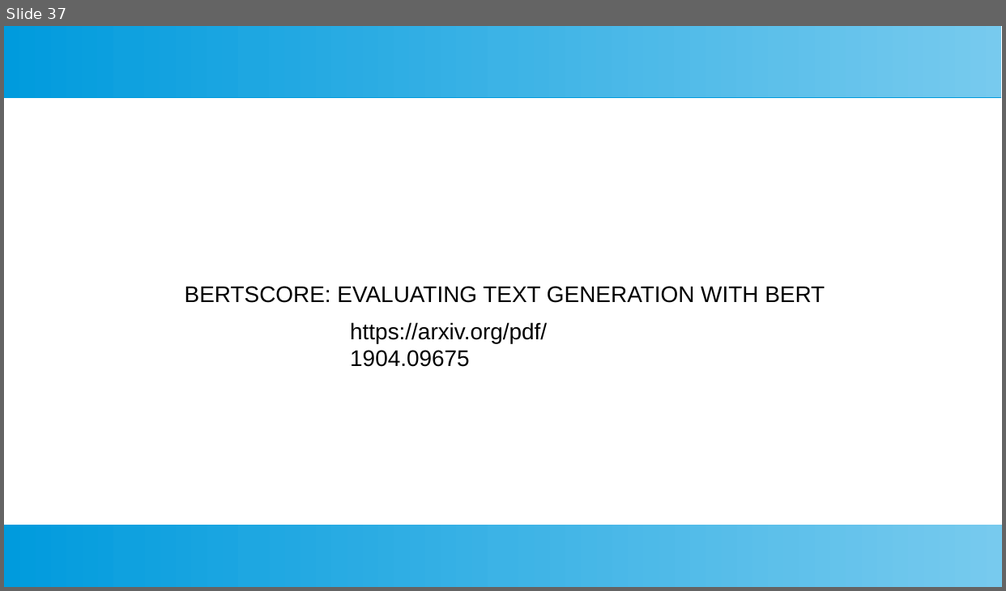
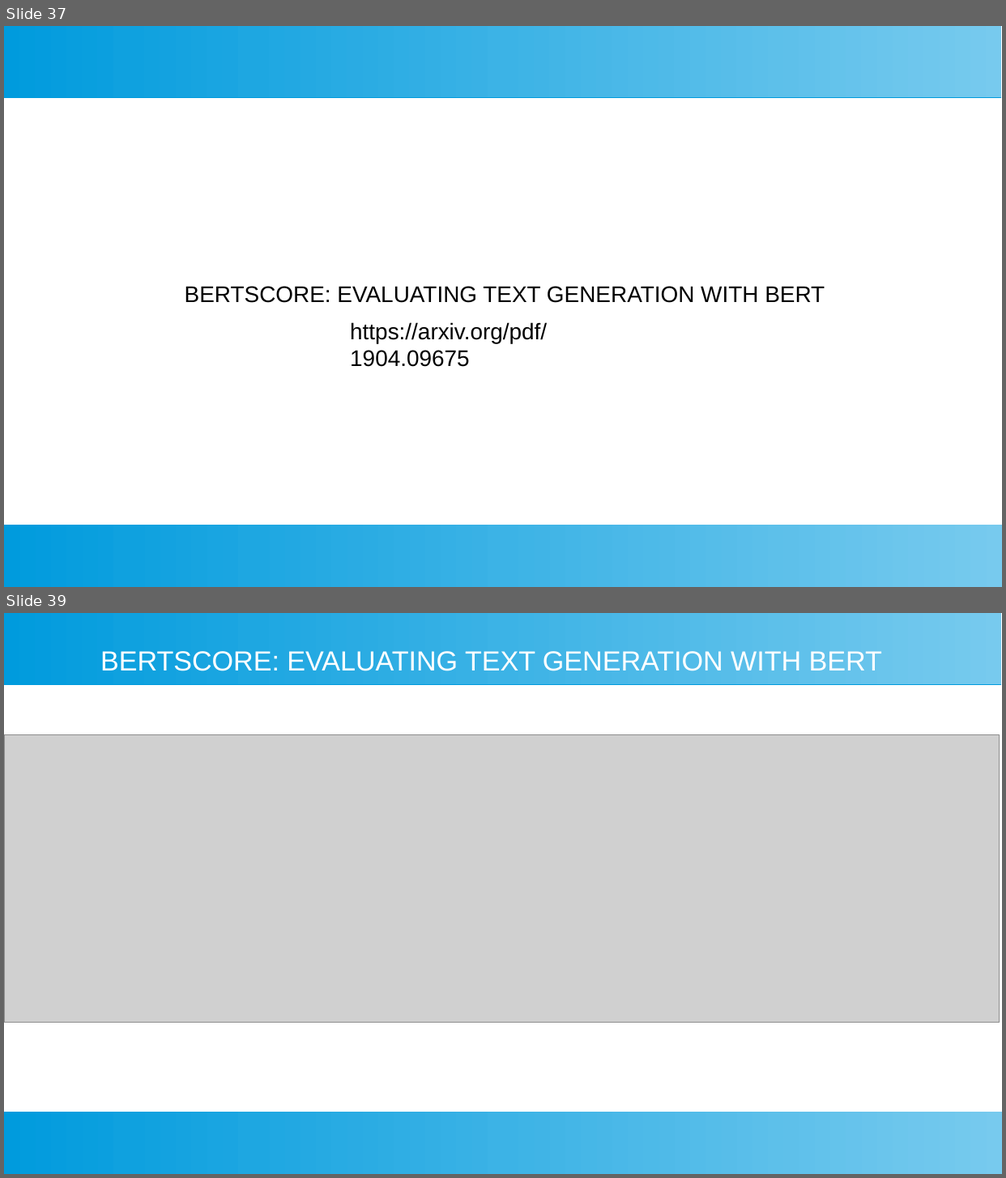
Before and after one commit to fannybachey/stage_2024, a slide deck: presentation/presentation_2.odp. Shown one above the other, each under a label of ours: slide 37 before the commit, slides 37 and 39 after it; the slides between them are not shown. The pictures are 1006x591 and 1006x1178 pixels, drawn with LibreOffice and Linux fonts; fonts in the diff are those of the drawing; grey boxes stand for pictures. Boxes give left, top, right and bottom in pixels: in the first picture for what was removed or moved away, otherwise in the second. Text is boxed around its words. In the diff, an @@ line names an element or a change of style, - is before the commit and + after.

```diff
--- a/presentation/presentation_2.odp
+++ b/presentation/presentation_2.odp
@@ slide 39 added at bbox=[4, 613, 1002, 1174], background #FFFFFF; not listed: 2 template elements that a slide beside it also shows @@
@@ title added at bbox=[100, 651, 882, 671], 22 pt, text #FFFFFF @@
+BERTSCORE: EVALUATING TEXT GENERATION WITH BERT
@@ picture added at bbox=[4, 735, 999, 1023] @@
```
Also in this commit, not shown: 1 slide changed, 1 other slide added, 1 other file.
